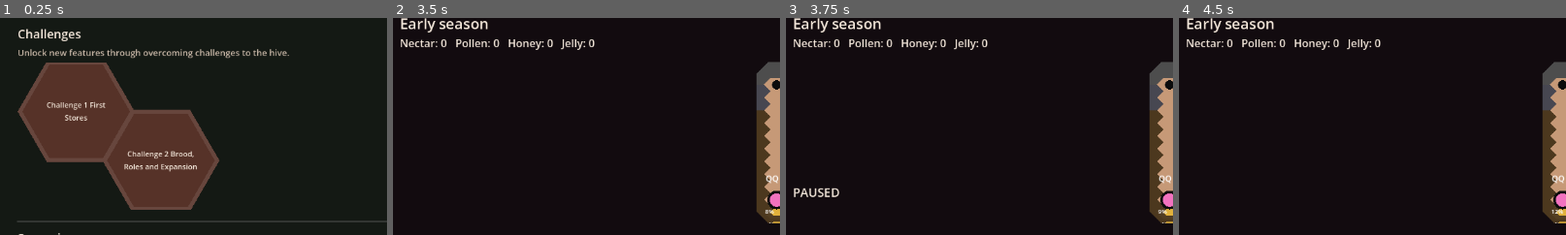
Above: before the commit, frames 1-4 (left to right).
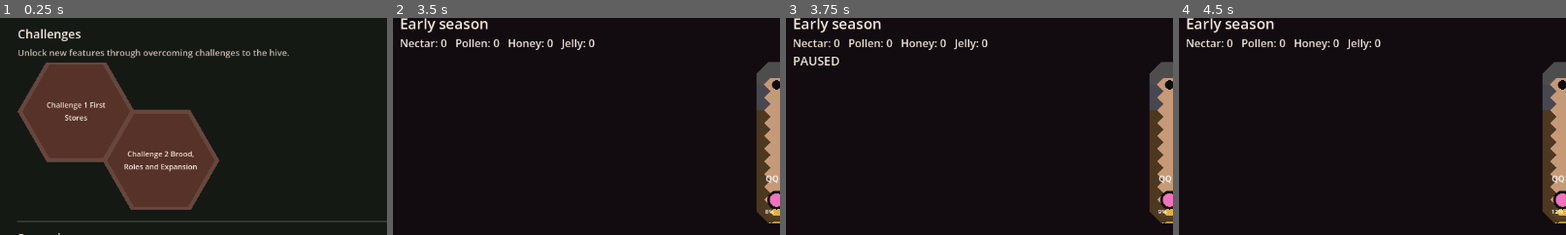
Above: after the commit, the same moments.

Repository: wonderburg7/meadow
Game: Godot game, scene res://scenes/Main.tscn
Two runs of this game, one before a commit and one after it. Both use one fixed random seed, a clock stepped at 60 frames per second and the inputs below.
Inputs (mouse positions are % of the whole screen's width and height, from its top left):
- Up to frame 1 (0.25 s): no input
- Up to frame 2 (3.5 s): click (10, 30) at 0.52 s; click "Start" at 1.25 s; click "⚙" at 2 s; click "Restart Run" at 2.75 s
- Up to frame 3 (3.75 s): click "❚❚" at 3.5 s
- Up to frame 4 (4.5 s): click "1" at 4.25 s
The pictures show only the part of the screen within x 1-50%, y 8-58%; the shares and areas given below are measured in that part.

Frames 1-2 are identical in both runs. In frame 3, 0.6% of the frame differs, in the area x 2-14%, y 17-83%; in frame 4, nothing differs.

Commit message:
SC-4 -- PAUSED joins the corner column, problem lines wrap, left windows follow corner height
Co-Authored-By: Claude Sonnet 5.5 <noreply@anthropic.com>

Diff:
--- a/scripts/game_panel.gd
+++ b/scripts/game_panel.gd
@@ -66,6 +66,7 @@
 func connect_left_window_reflow() -> void:
 	get_viewport().size_changed.connect(_apply_left_window_rect)
 	main.hud.bottom_row_changed.connect(_on_bottom_row_changed)
+	main.hud.corner_height_changed.connect(_on_bottom_row_changed)
 
 func _apply_left_window_rect() -> void:
 	var rect := UiLayout.left_window_rect(
--- a/scripts/hud.gd
+++ b/scripts/hud.gd
@@ -108,6 +108,9 @@
 ## Colony, Foraging and Nursery listen so an already-open window reflows
 ## instead of only sizing itself once in open() (UI-T-2, Dave 8 Sep 2026).
 signal bottom_row_changed()
+## The corner column's height changed (text scale, typeface, a new problem
+## line, PAUSED). Left windows reflow through the same path as bottom_row_changed.
+signal corner_height_changed()
 
 # --- role controls ------------------------------------------------
 ## Mirrors Bee.Role. Kept as plain ints so the HUD doesn't need to
@@ -586,9 +589,14 @@
 	perf_breakdown.visible = false
 	corner_column.add_child(perf_breakdown)
 
-	pause_label = _make_label(Vector2(16, 300), "Heading")
+	# Last child of corner_column, so pausing only appends a line instead of
+	# drawing over whichever readout reaches a fixed y.
+	pause_label = Label.new()
+	pause_label.theme_type_variation = "Heading"
 	pause_label.text = "PAUSED"
 	pause_label.visible = false
+	corner_column.add_child(pause_label)
+	corner_column.resized.connect(_on_corner_resized)
 
 	_build_top_right_bar()
 	_apply_interface_label_visibility()
@@ -604,6 +612,7 @@
 ## (UI_PLAN.md UI-B) -- a window resize is the only thing allowed to change
 ## either tray's width; bee/cell/flower content must not.
 func _on_viewport_size_changed() -> void:
+	_apply_corner_line_width()
 	_apply_selection_tray_width()
 	call_deferred("_resize_command_tray")
 	_update_stage_marker_arrow()
@@ -626,9 +635,9 @@
 
 ## Called only by challenge_runner.gd. `in_hive` is presentation state from
 ## the runner, not a HUD inference about where the marker belongs.
-func set_stage_marker(global_position: Vector2, visible: bool, in_hive: bool) -> void:
+func set_stage_marker(global_position: Vector2, marker_visible: bool, in_hive: bool) -> void:
 	_stage_marker_global_position = global_position
-	_stage_marker_visible = visible
+	_stage_marker_visible = marker_visible
 	_stage_marker_in_hive = in_hive
 
 func _make_label(pos: Vector2, variation: String = "Body") -> Label:
@@ -2261,13 +2270,13 @@
 	var horizontal_edge := is_equal_approx(edge_point.y, edge_bounds.position.y) \
 		or is_equal_approx(edge_point.y, edge_bounds.end.y)
 	var limit: float = edge_bounds.size.x if horizontal_edge else edge_bounds.size.y
-	for offset in range(int(MARKER_ARROW_SCAN_STEP), int(limit + MARKER_ARROW_SCAN_STEP), int(MARKER_ARROW_SCAN_STEP)):
+	for step in range(int(MARKER_ARROW_SCAN_STEP), int(limit + MARKER_ARROW_SCAN_STEP), int(MARKER_ARROW_SCAN_STEP)):
 		for direction in [-1.0, 1.0]:
 			var candidate := edge_point
 			if horizontal_edge:
-				candidate.x = clampf(edge_point.x + offset * direction, edge_bounds.position.x, edge_bounds.end.x)
+				candidate.x = clampf(edge_point.x + step * direction, edge_bounds.position.x, edge_bounds.end.x)
 			else:
-				candidate.y = clampf(edge_point.y + offset * direction, edge_bounds.position.y, edge_bounds.end.y)
+				candidate.y = clampf(edge_point.y + step * direction, edge_bounds.position.y, edge_bounds.end.y)
 			if not _marker_arrow_obscured(candidate):
 				return candidate
 	return edge_point # At the minimum supported viewport no clear edge exists.
@@ -2484,7 +2493,7 @@
 		# perf_plot and perf_breakdown are persistent -- see their
 		# declaration -- so their own redraw timing survives a rebuild
 		# triggered by something unrelated, like the day counter.
-		if child == perf_plot or child == perf_breakdown:
+		if child == perf_plot or child == perf_breakdown or child == pause_label:
 			continue
 		child.queue_free()
 	Perf.end("corner_rebuild_free")
@@ -2516,6 +2525,7 @@
 		corner_column.move_child(perf_breakdown, corner_column.get_child_count() - 1)
 
 	if not show_signals:
+		corner_column.move_child(pause_label, corner_column.get_child_count() - 1)
 		Perf.end("corner_refresh")
 		return
 	# Each line is a button rather than a label, so it can take you to
@@ -2537,9 +2547,26 @@
 		if action != "":
 			line.tooltip_text = "Click to select what this is about."
 			line.pressed.connect(func(): signal_clicked.emit(action))
+		line.autowrap_mode = TextServer.AUTOWRAP_WORD_SMART
+		line.custom_minimum_size.x = _corner_line_width()
 		corner_column.add_child(line)
 	Perf.end("corner_rebuild_signals")
+	corner_column.move_child(pause_label, corner_column.get_child_count() - 1)
 	Perf.end("corner_refresh")
+
+## Width a problem line may take: the viewport minus the corner's margins.
+func _corner_line_width() -> float:
+	return maxf(0.0, get_viewport().get_visible_rect().size.x - corner_column.position.x * 2.0)
+
+## Re-wraps the strip's lines after a viewport resize. Not per frame.
+func _apply_corner_line_width() -> void:
+	var width := _corner_line_width()
+	for child in corner_column.get_children():
+		if child is Button:
+			child.custom_minimum_size.x = width
+
+func _on_corner_resized() -> void:
+	corner_height_changed.emit()
 
 ## Bottom edge of the live top-left readout block. Left-side windows ask the
 ## HUD for this instead of guessing a fixed height for a changing column.
Not shown, added: checks/ready/C-104.md
Not shown, changed: plans/now/settings-and-corner.md
